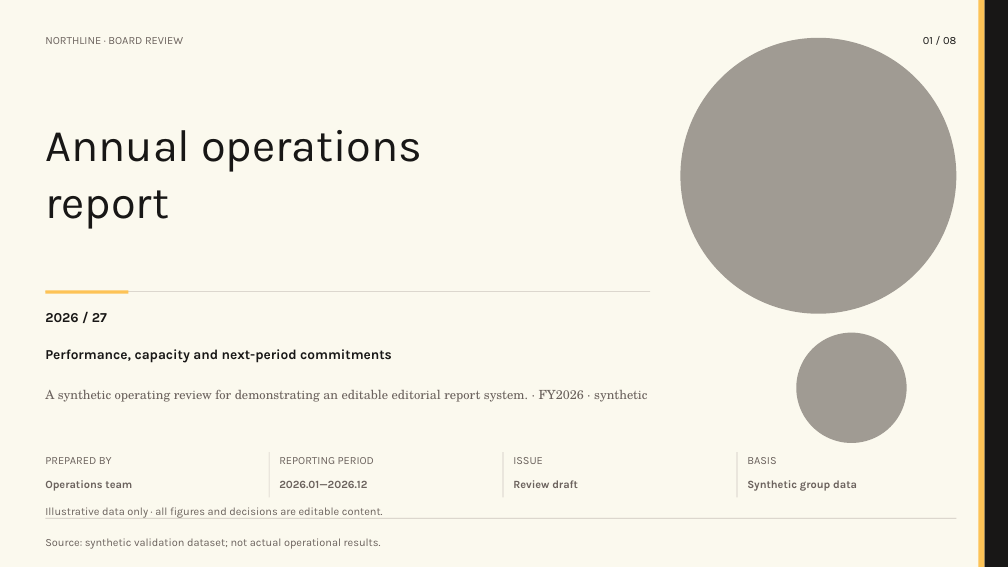
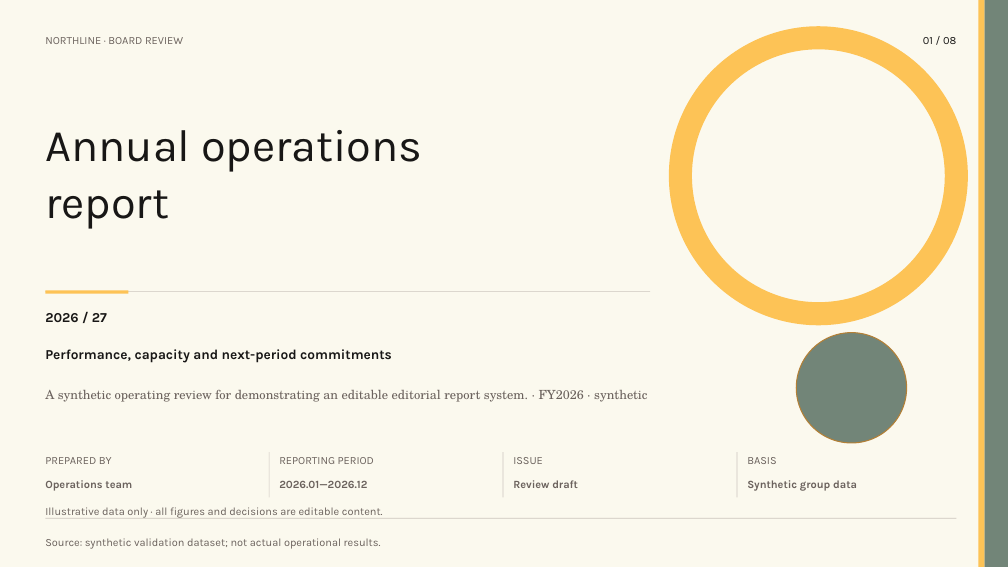
Before and after one commit to hustcer/pptx-nova, a slide deck: slide 1 of pptx-nova/assets/examples/deckkits/amber-ledger/deck.pptx. Drawn at 1008x567 pixels with LibreOffice and Linux fonts; fonts in the diff are those of the drawing. Boxes give left, top, right and bottom in pixels: in the first picture for what was removed or moved away, otherwise in the second. Text is boxed around its words. In the diff, an @@ line names an element or a change of style, - is before the commit and + after.

```diff
--- a/pptx-nova/assets/examples/deckkits/amber-ledger/deck.pptx
+++ b/pptx-nova/assets/examples/deckkits/amber-ledger/deck.pptx
@@ rectangle at (985, 0, 1008, 567): fill #181716 to #728578 @@
@@ ellipse at (681, 38, 957, 314): fill #A09B93 to none; outline none to #FDC356 22 pt @@
@@ ellipse at (796, 333, 907, 443): fill #A09B93 to #728578; outline none to #B48036 1 pt @@
```
Also in this commit, not shown: 5 other slides changed, 17 other files.
